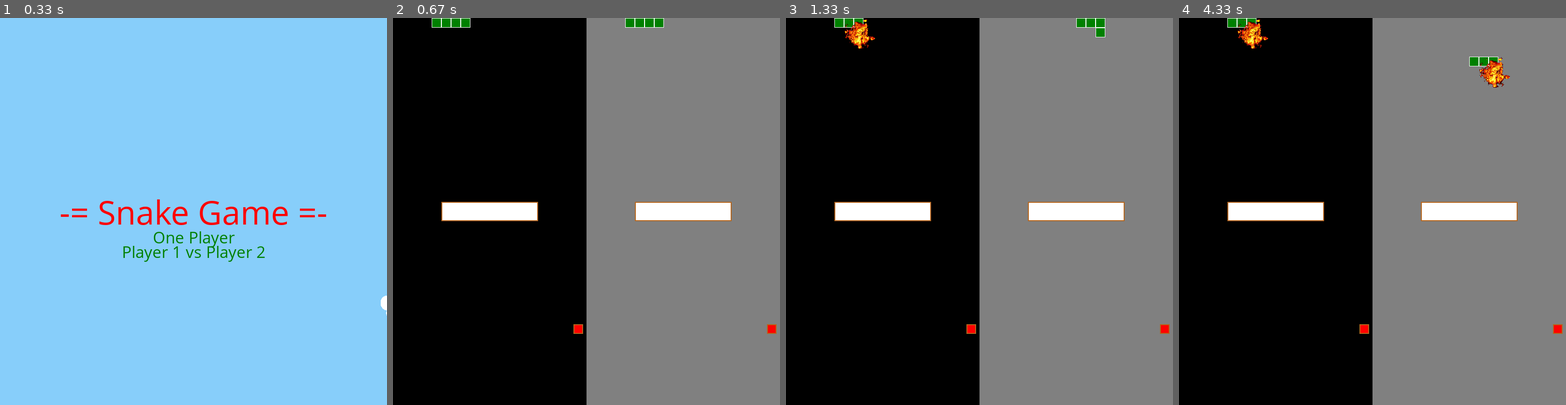
Above: before the commit, frames 1-4 (left to right).
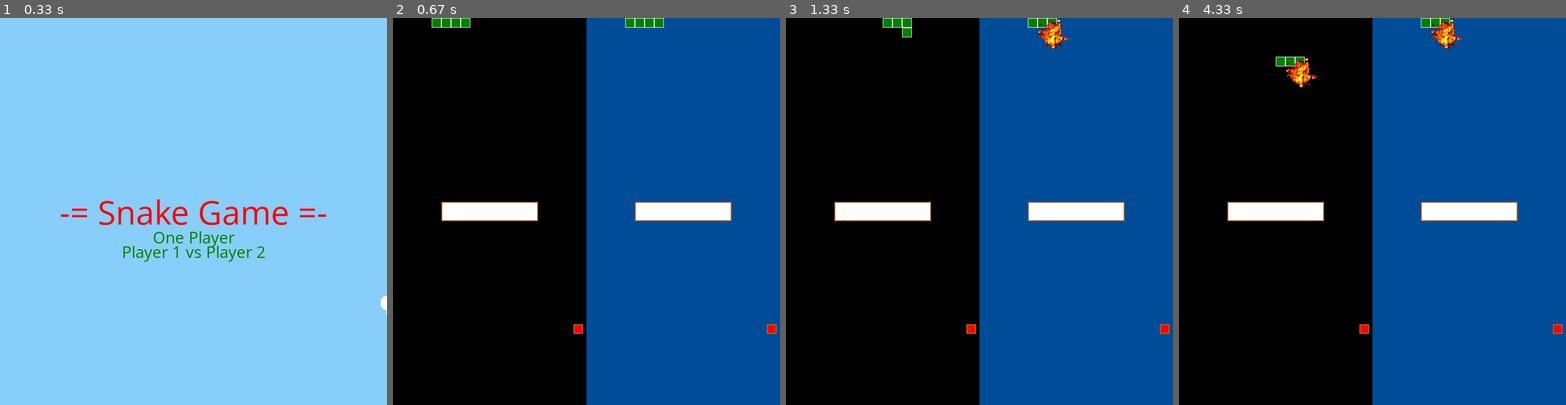
Above: after the commit, the same moments.

Repository: toancqb/Pygame_Projects
Game: pygame game, started from snake_hunting/game_snake.py
Two runs of this game, one before a commit and one after it. Both use one fixed random seed, a clock stepped at 60 frames per second and the inputs below.
Inputs (mouse positions are in pixels of both pictures, inside the frame that each line leads up to):
- Up to frame 1 (0.33 s): no input
- Up to frame 2 (0.67 s): click (578, 257) at 0.38 s
- Up to frame 3 (1.33 s): hold Left 0.67-1.2 s; move the mouse to (836, 172) at 0.7 s; hold Down from 1.23 s (still down); hold S from 1.23 s (still down)
- Up to frame 4 (4.33 s): release Down at 1.53 s; release S at 1.53 s; hold A 1.57-1.97 s; hold W 2-2.37 s; hold D 2.4-3.03 s; hold S 3.07-3.43 s; hold A 3.47-3.93 s; hold D from 3.97 s (still down)

Frame 1 is identical in both runs. In frame 2, 48% of the frame differs, in the area x 50-100%, y 0-100%; in frame 3, 49%; in frame 4, 50%, in the area x 12-100%, y 0-100%.

Commit message:
Version 2 is completed

Diff:
--- a/snake_hunting/define.py
+++ b/snake_hunting/define.py
@@ -34,3 +34,4 @@
 RED_P = (255, 51, 51)
 GRIS_BRIGHT = (192, 192, 192)
 GRIS = (128, 128, 128)
+BLUE_D = (0, 76, 153)
--- a/snake_hunting/game_snake.py
+++ b/snake_hunting/game_snake.py
@@ -214,10 +214,10 @@
             pressed_keys = pygame.key.get_pressed()
 
             self.draw_board(screen1, BLACK)
-            self.draw_board(screen2, GRIS)
+            self.draw_board(screen2, BLUE_D)
 ####################################
             if opt:
-                snakes.update(pressed_keys, 1)
+                snakes.update(pressed_keys, 2)
             for snake in snakes.group:
                 for fruit in fruits:
                     if pygame.sprite.collide_rect(snake, fruit):
@@ -225,6 +225,7 @@
                         new_fruit = Fruit(SCREEN_WIDTH//2)
                         fruits.add(new_fruit)
                         all_sprites.add(new_fruit)
+                        all_sprites2.add(new_fruit)
                         snakes.add_snake()
 
                 if (snake != snakes.head and snakes.head.rect.colliderect(snake))\
@@ -239,7 +240,7 @@
                 screen1.blit(expl.surf, expl.rect)
 #################################
             if opt2:
-                snakes2.update(pressed_keys, 2)
+                snakes2.update(pressed_keys, 1)
             for snake in snakes2.group:
                 for fruit in fruits:
                     if pygame.sprite.collide_rect(snake, fruit):
@@ -247,6 +248,7 @@
                         new_fruit = Fruit(SCREEN_WIDTH//2)
                         fruits.add(new_fruit)
                         all_sprites.add(new_fruit)
+                        all_sprites2.add(new_fruit)
                         snakes2.add_snake()
 
                 if (snake != snakes2.head and snakes2.head.rect.colliderect(snake))\
